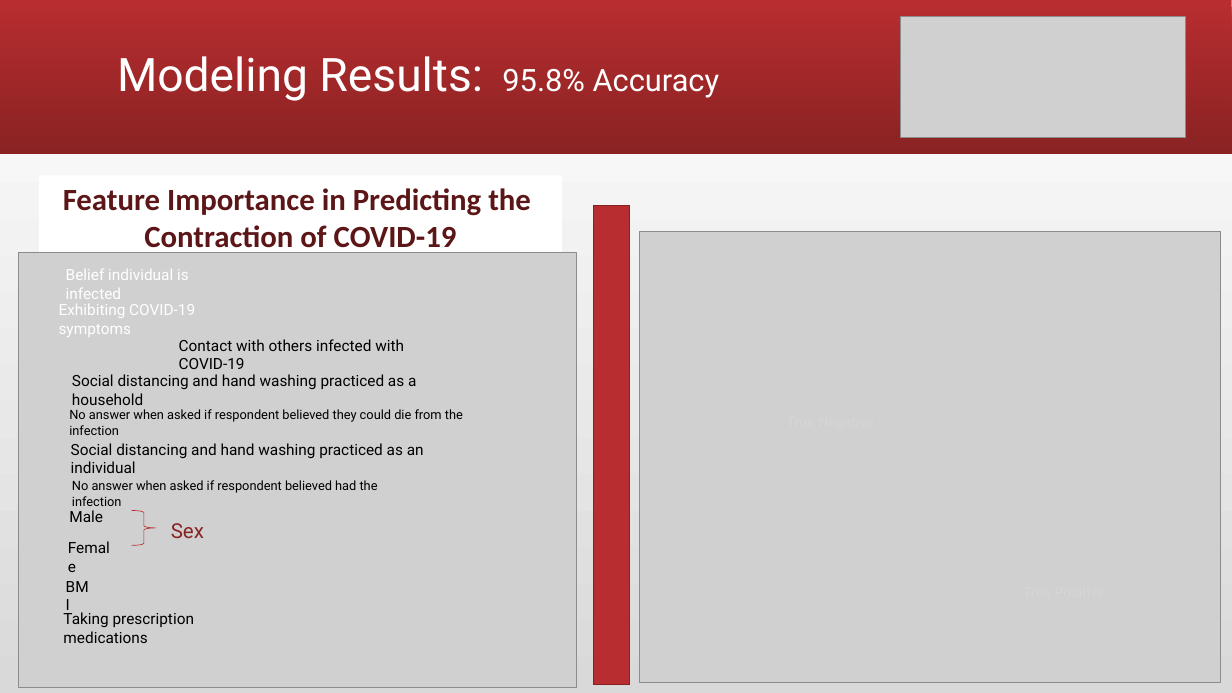
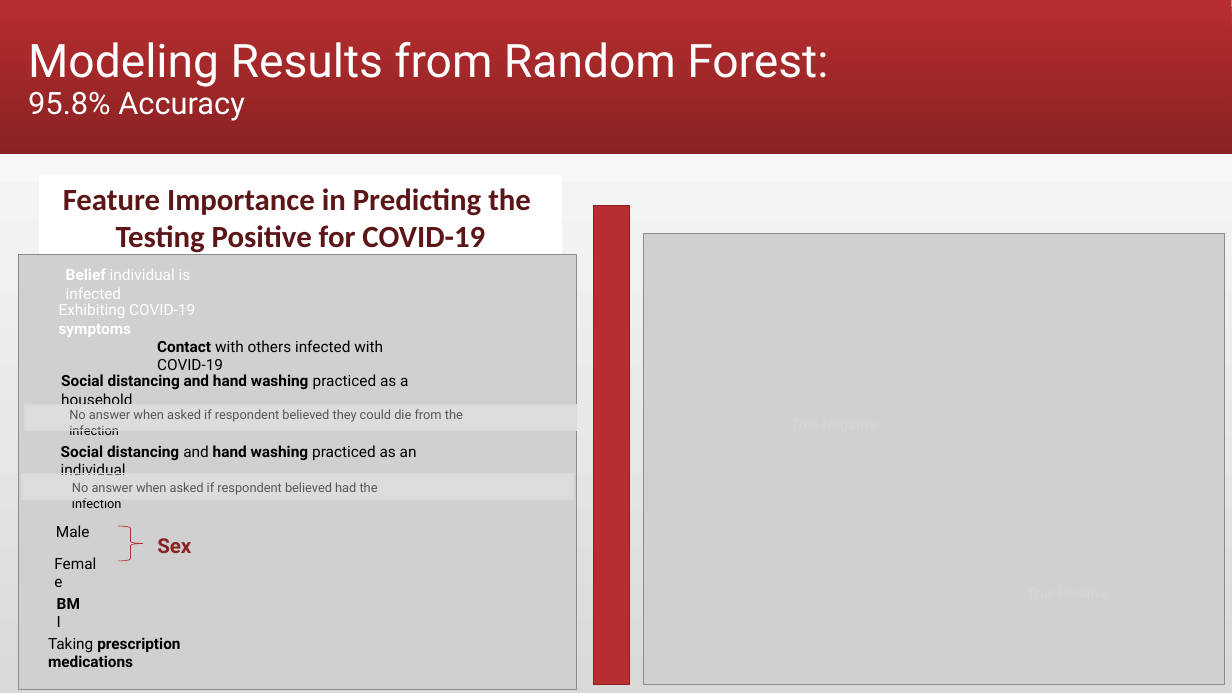
Before and after one commit to andiosika/Binomial-Classification-Ranom-Forest-hyper-imbalance, a slide deck: slide 8 of Covid19Preso.pptx. Drawn at 1232x693 pixels with LibreOffice and Linux fonts; fonts in the diff are those of the drawing; grey boxes stand for pictures. Boxes give left, top, right and bottom in pixels: in the first picture for what was removed or moved away, otherwise in the second. Text is boxed around its words. In the diff, an @@ line names an element or a change of style, - is before the commit and + after.

```diff
--- a/Covid19Preso.pptx
+++ b/Covid19Preso.pptx
@@ picture removed at [901, 17, 1186, 138] @@
@@ title at [28, 42, 828, 121]: text changed @@
-Modeling Results: 95.8% Accuracy
+Modeling Results from Random Forest:
+95.8% Accuracy
@@ text in rectangle at [116, 225, 485, 255]: text changed @@
-Contraction of COVID-19
+Testing Positive for COVID-19
@@ picture: place and size @@
-picture at [640, 232, 1221, 683]
+picture at [643, 234, 1225, 685]
@@ text "Belief individual is infected" at [66, 269, 191, 299]: bold on in "Belief" @@
@@ text "Contact with others infected with ...": place and size @@
-text "Contact with others infected with ..." at [179, 339, 404, 369]
+text "Contact with others infected with ..." at [157, 340, 383, 375]
@@ text "Contact with others infected with ..." at [157, 340, 383, 375]: bold on in "Contact" @@
@@ text "Social distancing and hand washing ...": place and size @@
-text "Social distancing and hand washing ..." at [72, 374, 416, 405]
+text "Social distancing and hand washing ..." at [61, 374, 408, 404]
@@ text "Social distancing and hand washing ..." at [61, 374, 408, 404]: bold on in "Social distancing and hand washing" @@
@@ rectangle added at [25, 405, 577, 430], fill #F2F2F2 at 36% opacity, outline #D9D9D9 1 pt @@
@@ text "Social distancing and hand washing ...": place and size @@
-text "Social distancing and hand washing ..." at [71, 443, 424, 473]
+text "Social distancing and hand washing ..." at [61, 445, 417, 475]
@@ text "Social distancing and hand washing ..." at [61, 445, 417, 475]: bold on in "Social distancing hand washing" @@
@@ rectangle added at [22, 474, 574, 500], fill #F2F2F2 at 36% opacity, outline #D9D9D9 1 pt @@
@@ 3 texts, 1 right brace: place and size @@
-3 texts, 1 right brace at [59, 510, 204, 562]
+3 texts, 1 right brace at [45, 525, 191, 578]
@@ text "Sex" at [157, 538, 191, 553]: bold on @@
@@ text "BMI": place and size @@
-text "BMI" at [56, 573, 101, 601]
+text "BMI" at [48, 590, 92, 617]
@@ text "BMI" at [48, 590, 92, 617]: bold on in "BMI" @@
@@ text "Taking prescription medications": place and size @@
-text "Taking prescription medications" at [63, 612, 194, 643]
+text "Taking prescription medications" at [48, 637, 180, 667]
@@ text "Taking prescription medications" at [48, 637, 180, 667]: bold on in "prescription medications" @@
```
Also in this commit, not shown: 7 other slides changed, 2 slides added, 5 other files.
